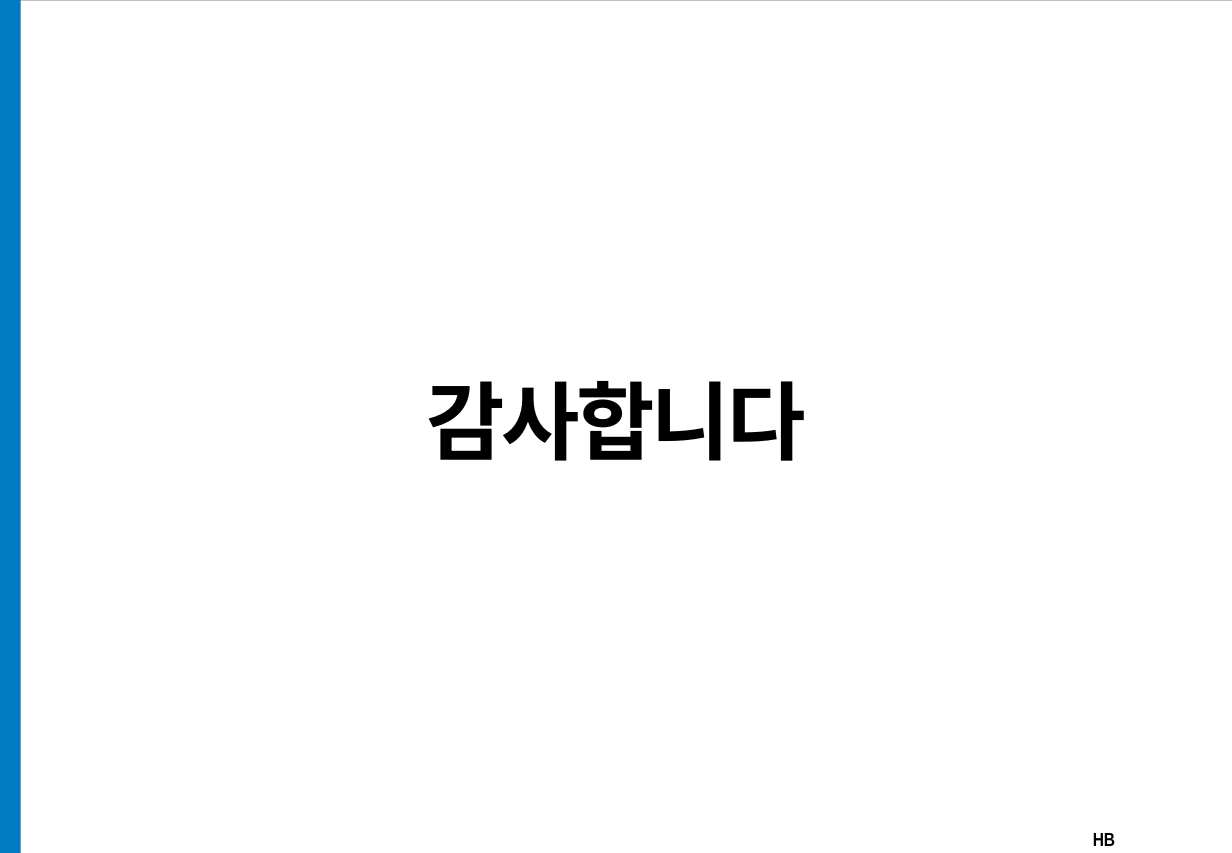
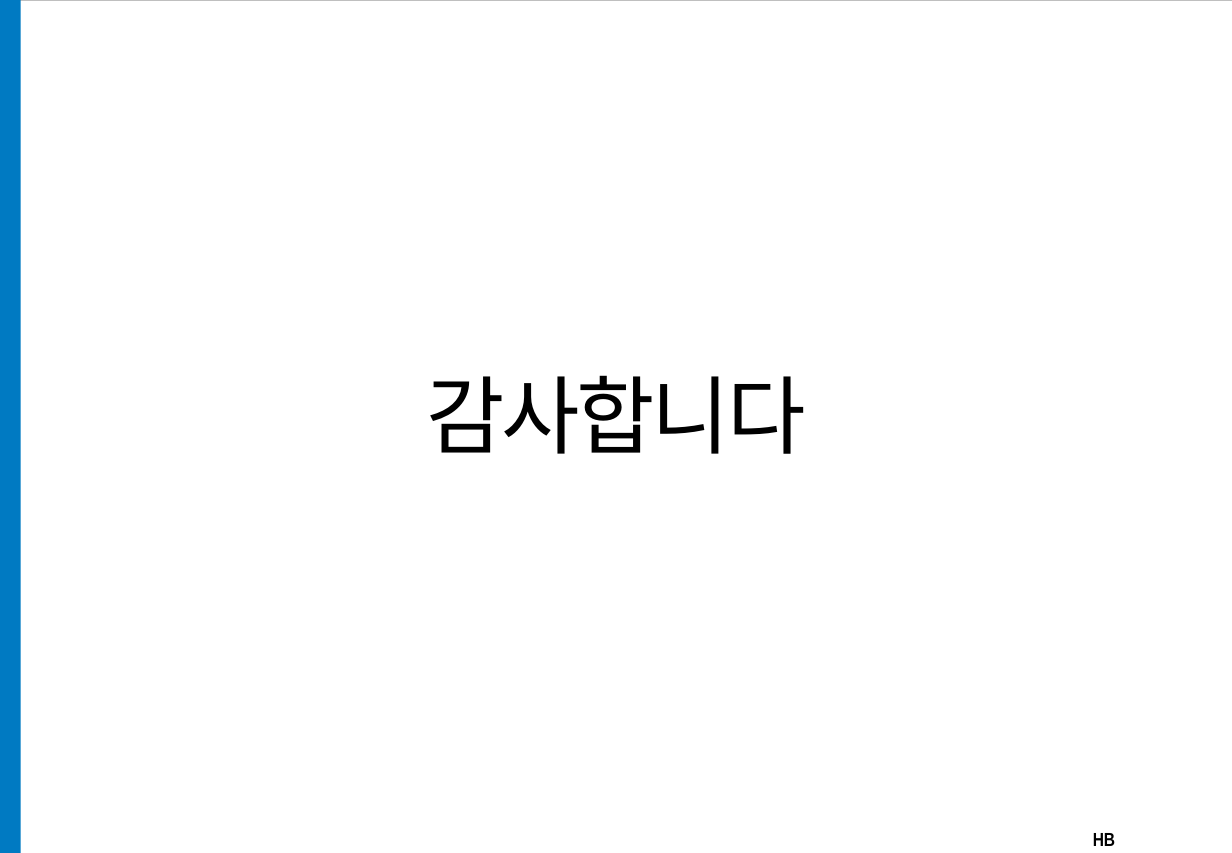
Before and after one commit to SeafoodMan/SeafoodMan, a slide deck: slide 25 of report/readme/docs/SECS Driver.pptx. Drawn at 1232x853 pixels with LibreOffice and Linux fonts; fonts in the diff are those of the drawing; background and template pictures are left out. Boxes give left, top, right and bottom in pixels: in the first picture for what was removed or moved away, otherwise in the second. Text is boxed around its words. In the diff, an @@ line names an element or a change of style, - is before the commit and + after.

```diff
--- a/report/readme/docs/SECS Driver.pptx
+++ b/report/readme/docs/SECS Driver.pptx
@@ title "감사합니다" at (426, 375, 806, 454): font Noto Sans CJK KR to Arial, bold off; line spacing 1 to 0.9; vertical alignment top to middle @@
```
Also in this commit, not shown: 24 other slides changed, 1 other file.
